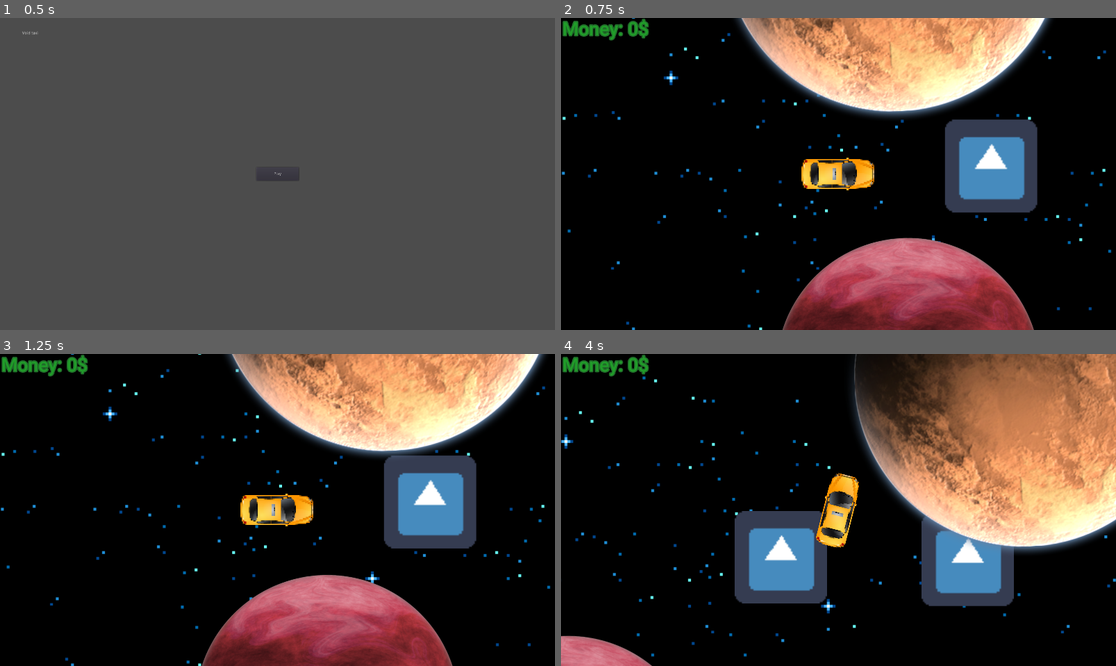
Above: before the commit, frames 1-4 (two rows, left to right).
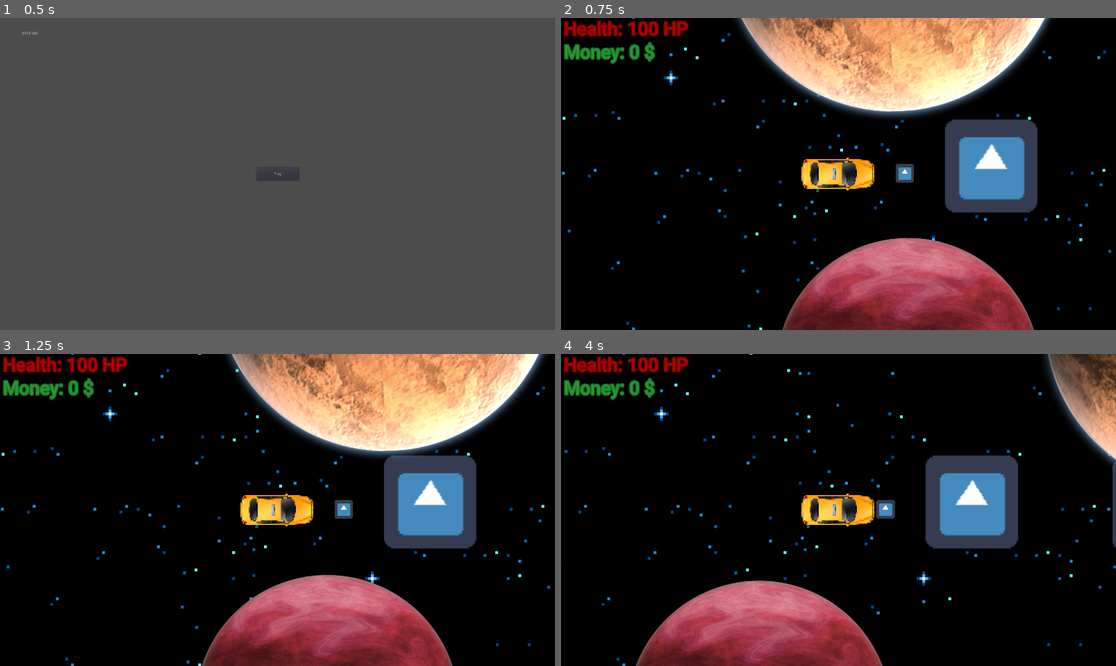
Above: after the commit, the same moments.

Repository: game-jam-team-gut/void-taxi
Game: Godot game, scene res://MainMenu.tscn
Same seed, same stepped clock (60 frames per second), same inputs: the game is played once before the commit and once after it. The engine's default icon, where the game draws it, is replaced by a stand-in: a white triangle on a blue panel in a dark square.
Inputs:
- Up to frame 1 (0.5 s): no input
- Up to frame 2 (0.75 s): click "Play" at 0.5 s
- Up to frame 3 (1.25 s): no input
- Up to frame 4 (4 s): hold Up (ui_up) 1.28-2.78 s; hold Left (ui_left) from 2.78 s (still down)

Frame 1 is identical in both runs. In frame 2, 1.7% of the frame differs, in the area x 0-64%, y 0-53%; in frame 3, 1.7%; in frame 4, 47%, in the area x 0-100%, y 0-100%.

Commit message:
Health addition, file\code\project structure improvements

Diff:
--- a/Area2D.gd
+++ /dev/null
@@ -1,19 +0,0 @@
-extends Area2D
-
-
-# Declare member variables here. Examples:
-# var a = 2
-# var b = "text"
-
-func get_overlapping_bodies():
-	if body_entered:
-		var x =5
-
-# Called when the node enters the scene tree for the first time.
-func _ready():
-	pass # Replace with function body.
-
-
-# Called every frame. 'delta' is the elapsed time since the previous frame.
-#func _process(delta):
-#	pass
--- a/Label.gd
+++ /dev/null
@@ -1,15 +0,0 @@
-extends Label
-
-
-# Declare member variables here. Examples:
-# var a = 2
-# var b = "text"
-
-# Called when the node enters the scene tree for the first time.
-func _ready():
-	 MoneyLabel.text = str(money)
-
-
-# Called every frame. 'delta' is the elapsed time since the previous frame.
-#func _process(delta):
-#	pass
--- a/Void.tscn
+++ b/Void.tscn
@@ -67,7 +67,7 @@
 texture = ExtResource( 4 )
 
 [node name="StaticBody2D5" type="StaticBody2D" parent="."]
-position = Vector2( 2279.53, 329.791 )
+position = Vector2( 922.597, -1205.23 )
 
 [node name="CollisionShape2D" type="CollisionShape2D" parent="StaticBody2D5"]
 shape = SubResource( 1 )
--- a/Void/Taxi.gd
+++ b/Void/Taxi.gd
@@ -16,6 +16,9 @@
 var rotation_dir
 var collision
 var x = 0
+var money = 0
+var random_money
+var health = 100
 
 func get_input():
 	rotation_dir = 0 #initial rotation direction
@@ -63,10 +66,16 @@
 	get_input()
 	rotation += rotation_dir * ROTATION_FACTOR * delta
 	collision = move_and_collide(velocity * delta) #registering collisions for bounce mechanic
-	$CanvasLayer/Label.text = "Money: " + var2str(money) + "$"
+	$CanvasLayer/VBoxContainer/Health.text = "Health: " + var2str(health) + " HP" #current health
+	$CanvasLayer/VBoxContainer/Money.text = "Money: " + var2str(money) + " $" #current money
 
-var money=0
-var random_money
+func money_randomizer():
+	var rng = RandomNumberGenerator.new()
+	rng.randomize()
+	var current_seed = rng.get_seed()
+	random_money = rng.randi_range(100,1000)
+
+#From this line starts the passenger system prototype
 var passenger_in_taxi=false
 var passenger_in_taxi_1=false
 var passenger_at_destination_1=false
@@ -83,9 +92,3 @@
 		passenger_in_taxi=false
 		money_randomizer()
 		money += random_money
-
-func money_randomizer():
-	var rng = RandomNumberGenerator.new()
-	rng.randomize()
-	var current_seed = rng.get_seed()
-	random_money = rng.randi_range(100,1000)
--- a/Void/Taxi.tscn
+++ b/Void/Taxi.tscn
@@ -1,13 +1,19 @@
-[gd_scene load_steps=6 format=2]
+[gd_scene load_steps=7 format=2]
 
 [ext_resource path="res://Void/void-taxi.png" type="Texture" id=1]
 [ext_resource path="res://Void/Taxi.gd" type="Script" id=2]
-[ext_resource path="res://Roboto-Medium.ttf" type="DynamicFontData" id=3]
+[ext_resource path="res://Void/Roboto-Medium.ttf" type="DynamicFontData" id=3]
 
 [sub_resource type="RectangleShape2D" id=1]
 extents = Vector2( 127.011, 57.3468 )
 
 [sub_resource type="DynamicFont" id=2]
+size = 64
+outline_size = 4
+outline_color = Color( 0.4, 0, 0, 1 )
+font_data = ExtResource( 3 )
+
+[sub_resource type="DynamicFont" id=3]
 size = 64
 outline_size = 4
 outline_color = Color( 0.129412, 0.423529, 0.164706, 1 )
@@ -28,9 +34,28 @@
 
 [node name="CanvasLayer" type="CanvasLayer" parent="."]
 
-[node name="Label" type="Label" parent="CanvasLayer"]
-margin_left = 5.0
+[node name="VBoxContainer" type="VBoxContainer" parent="CanvasLayer"]
+margin_left = 10.0
+margin_right = 500.0
+margin_bottom = 250.0
+__meta__ = {
+"_edit_use_anchors_": false
+}
+
+[node name="Health" type="Label" parent="CanvasLayer/VBoxContainer"]
+margin_right = 490.0
+margin_bottom = 76.0
 custom_fonts/font = SubResource( 2 )
+custom_colors/font_color = Color( 0.713726, 0, 0, 1 )
+__meta__ = {
+"_edit_use_anchors_": false
+}
+
+[node name="Money" type="Label" parent="CanvasLayer/VBoxContainer"]
+margin_top = 80.0
+margin_right = 490.0
+margin_bottom = 156.0
+custom_fonts/font = SubResource( 3 )
 custom_colors/font_color = Color( 0.129412, 0.619608, 0.164706, 1 )
 __meta__ = {
 "_edit_use_anchors_": false
Renamed: Roboto-Medium.ttf -> Void/Roboto-Medium.ttf
